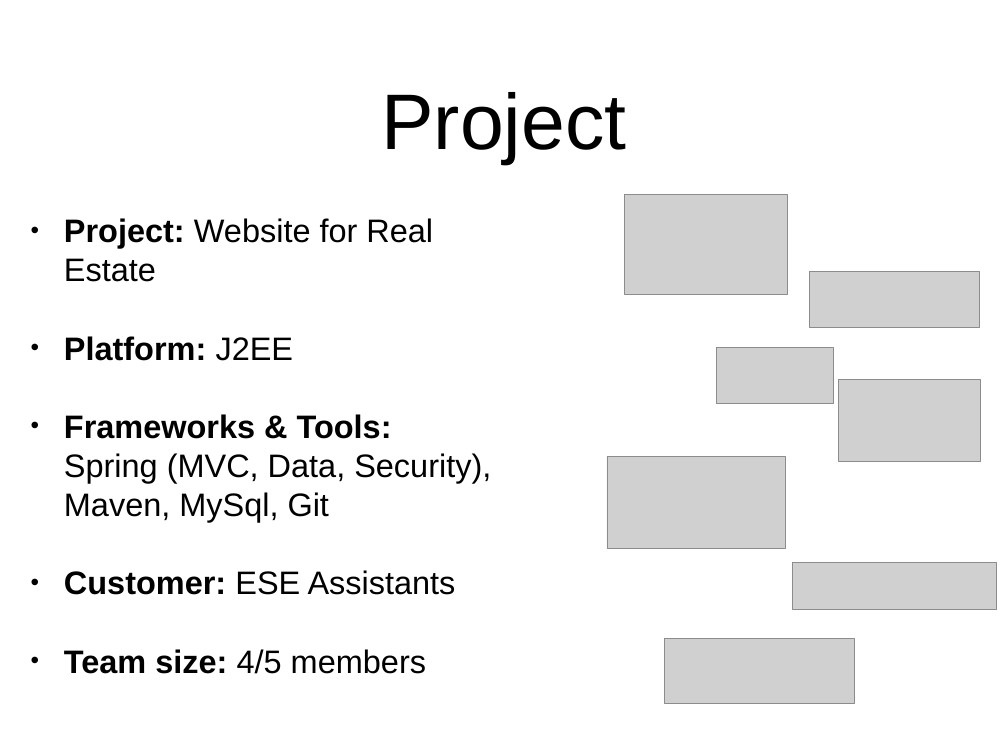
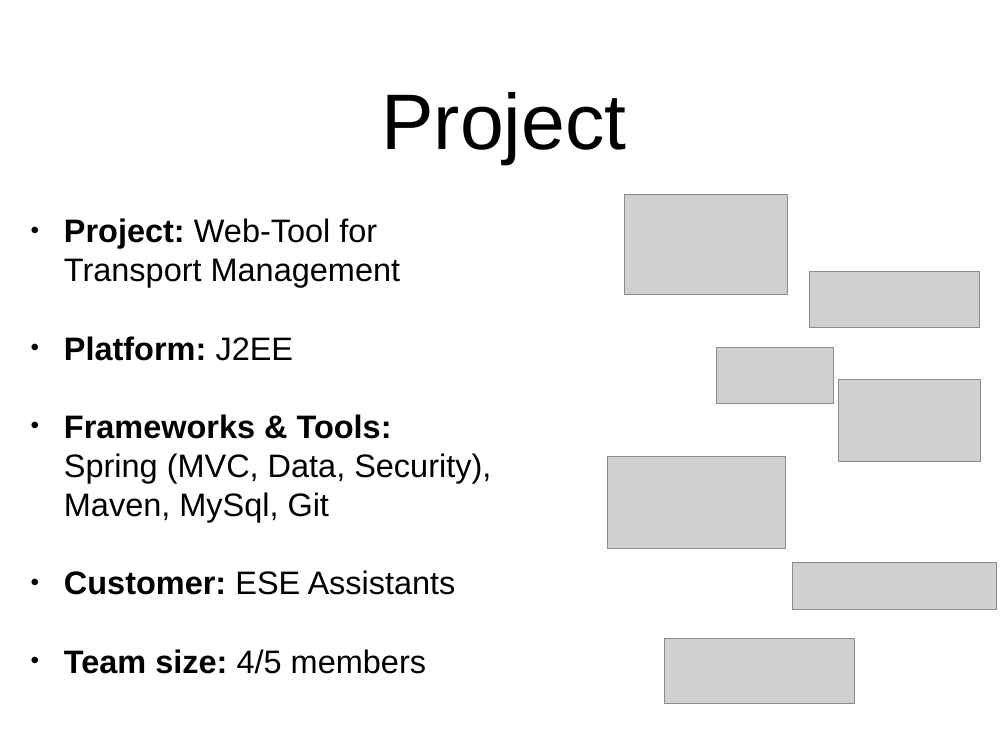
Before and after one commit to scg-unibe-ch/ese2017, a slide deck: slide 3 of slides/1_intro.pptx. Drawn at 1008x756 pixels with LibreOffice and Linux fonts; fonts in the diff are those of the drawing; grey boxes stand for pictures. Boxes give left, top, right and bottom in pixels: in the first picture for what was removed or moved away, otherwise in the second. Text is boxed around its words. In the diff, an @@ line names an element or a change of style, - is before the commit and + after.

```diff
--- a/slides/1_intro.pptx
+++ b/slides/1_intro.pptx
@@ text at bbox=[64, 218, 400, 287]: text changed @@
-• Project: Website for Real Estate
+• Project: Web-Tool for Transport Management
```
Also in this commit, not shown: 3 other slides changed, 1 other file.
